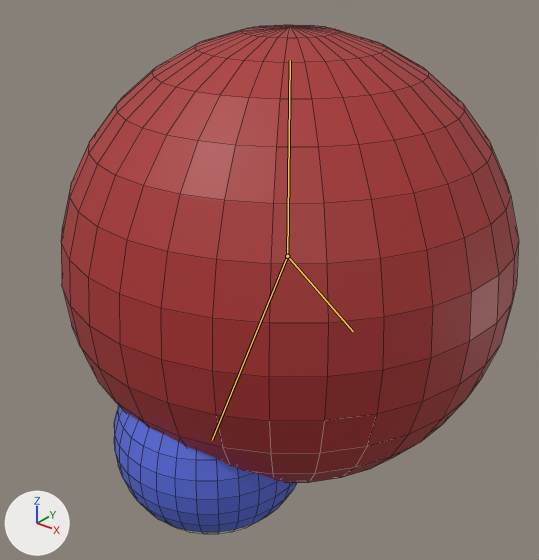
Renders of the Blender file Assets/Blender/BLD_Monster.blend from each side of a commit.
Before and after are seen from a 50 mm lens placed at (2.17, -2.87, 1.6), pointed at (-0.06, -0.08, -0.12). The axes (+X, +Y, +Z) are drawn at lower left. The lights are the same throughout. The first picture is the older version. Both versions are drawn at frame 40 of the action 'Die'; the numbers are the values there. The bones that bend it are drawn over the model as lines. Mesh edges are drawn as thin lines.
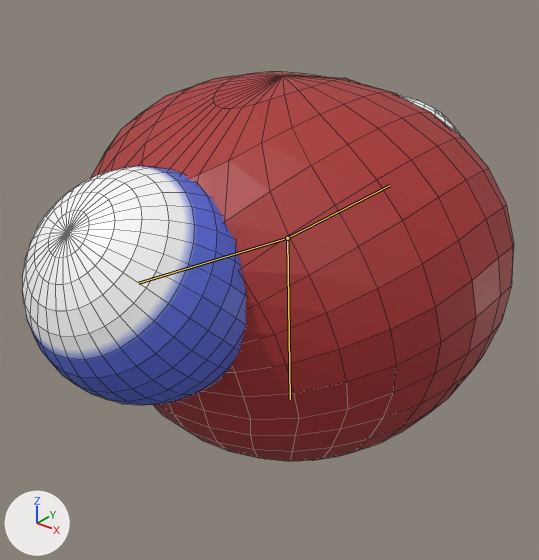
Commit message: [ASSETS] Fix monster death anim

Pixel boxes (x1, y1, x2, y2) of what changed, in the pictures (539 x 560 px):
'Sphere.001', posed (7% wider, 24% shorter)
    before: (61, 25, 519, 534)
    after: (22, 72, 514, 461)
bone 'Bone', root to tip
    before: (287, 256) to (290, 60)
    after: (287, 238) to (290, 399)
bone 'Bone.001', root to tip
    before: (287, 256) to (212, 440)
    after: (287, 238) to (138, 283)
bone 'Bone.002', root to tip
    before: (287, 256) to (353, 331)
    after: (287, 238) to (389, 185)

What the commit changed:
Bone 'Bone' (bone_bone) moves from (0.0, 0.0, 0.0) to (0.0, 0.103, 0.0).
Bone 'Bone' (bone_bone) turns from (0, 0, 0) to (0, 0, -178) degrees about its own x, y and z.
Bone 'Bone.001' (bone_bone_001) moves from (0.0, 0.0, 0.0) to (0.0, -0.081, 0.062).
Bone 'Bone.001' (bone_bone_001) turns from (0, 0, 0) to (-60, -179, 1) degrees about its own x, y and z.
Bone 'Bone.002' (bone_bone_002) moves from (0.0, 0.0, 0.0) to (0.0, -0.076, 0.069).
Bone 'Bone.002' (bone_bone_002) turns from (0, 0, 0) to (-48, 179, -1) degrees about its own x, y and z.
